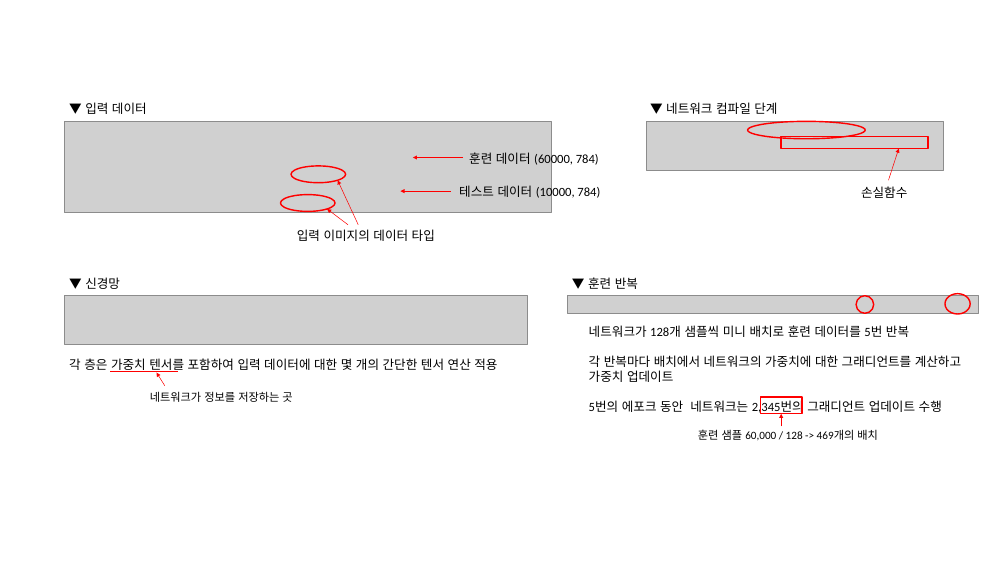
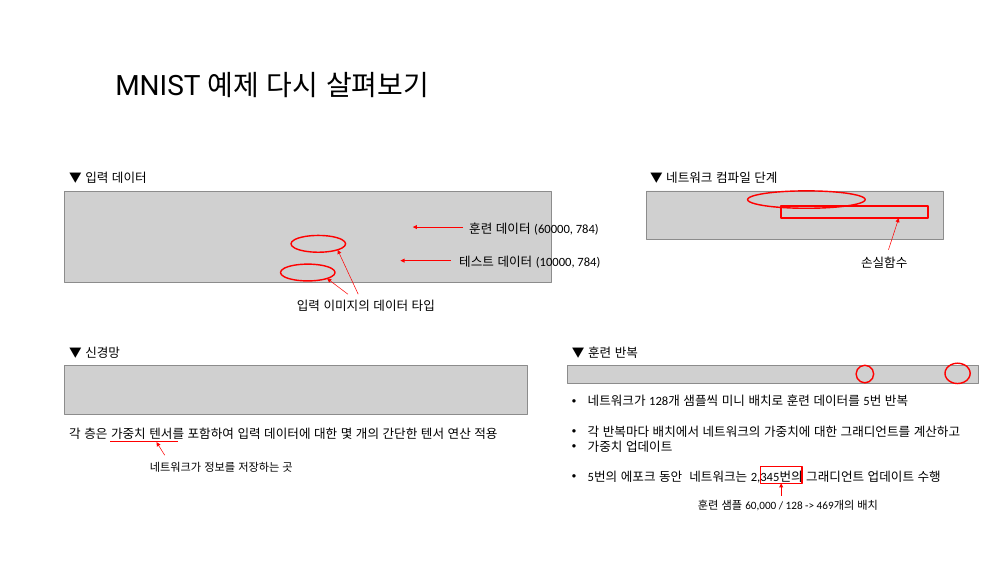
Before and after one commit to longBright/2022_DeepLearningStudy, a slide deck: slide 11 of 03_Team_Data/C팀/3주차_2.4장,2.5장_C팀_이지우.pptx. Drawn at 1008x567 pixels with LibreOffice and Linux fonts; fonts in the diff are those of the drawing; grey boxes stand for pictures; background and template pictures are left out. Boxes give left, top, right and bottom in pixels: in the first picture for what was removed or moved away, otherwise in the second. Text is boxed around its words. In the diff, an @@ line names an element or a change of style, - is before the commit and + after.

Commit message:
ESJW

```diff
--- a/03_Team_Data/C팀/3주차_2.4장,2.5장_C팀_이지우.pptx
+++ b/03_Team_Data/C팀/3주차_2.4장,2.5장_C팀_이지우.pptx
@@ text added at [115,72,429,98], 40 pt, text #000000 @@
+MNIST 예제 다시 살펴보기
@@ 11 texts, 7 arrows, 5 ellipses, 4 pictures, 2 rectangles, 1 line: place and size @@
-11 texts, 7 arrows, 5 ellipses, 4 pictures, 2 rectangles, 1 line at [64,102,979,440]
+11 texts, 7 arrows, 5 ellipses, 4 pictures, 2 rectangles, 1 line at [64,171,979,510]
@@ text "네트워크가 128개 샘플씩 미니 배치로 ...": place and size @@
-text "네트워크가 128개 샘플씩 미니 배치로 ..." at [589,325,961,415]
+text "네트워크가 128개 샘플씩 미니 배치로 ..." at [588,394,960,485]
@@ text "네트워크가 128개 샘플씩 미니 배치로 ..." at [588,394,960,485]: bullet none to • @@
```
